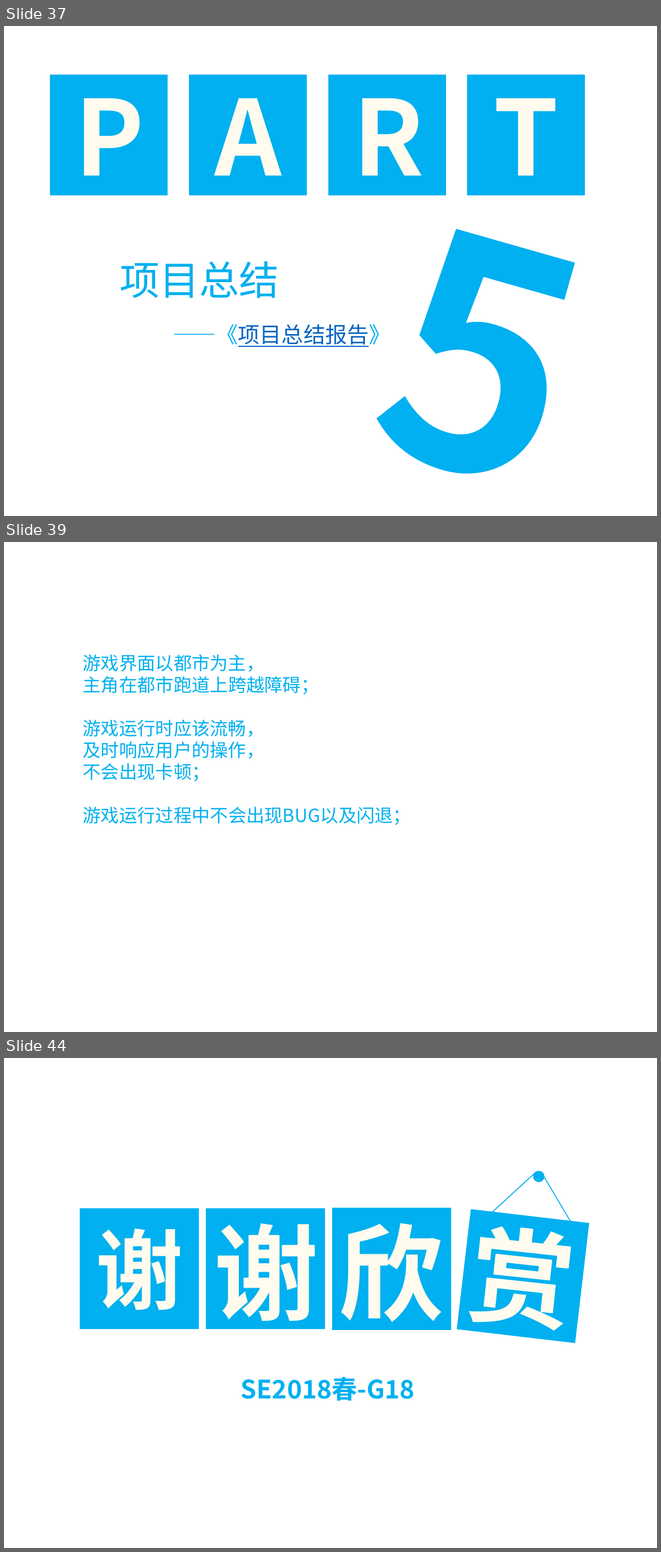
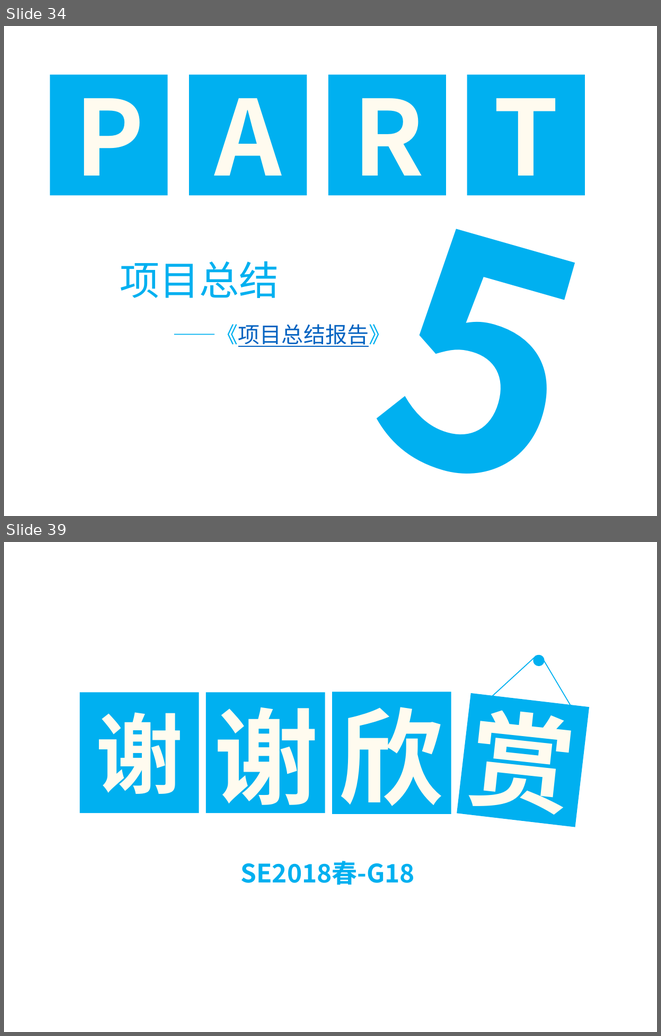
Before and after one commit to SE2018G18/SE2018-G18-Project, a slide deck: SE2018春-G18-项目总结.pptx. Shown one above the other, each under a label of ours: slides 37, 39 and 44 before the commit, slides 34 and 39 after it; the slides between them are not shown. The pictures are 661x1552 and 661x1036 pixels, drawn with LibreOffice and Linux fonts; fonts in the diff are those of the drawing; background and template pictures are left out. Boxes give left, top, right and bottom in pixels: in the first picture for what was removed or moved away, otherwise in the second. Text is boxed around its words. In the diff, an @@ line names an element or a change of style, - is before the commit and + after.

```diff
--- a/SE2018春-G18-项目总结.pptx
+++ b/SE2018春-G18-项目总结.pptx
@@ slide 39 removed at (4,542,657,1032), background picture (left out) @@
@@ text removed at (83,654,411,824) @@
-游戏界面以都市为主，
-主角在都市跑道上跨越障碍；
-游戏运行时应该流畅，
-及时响应用户的操作，
-不会出现卡顿；
-游戏运行过程中不会出现BUG以及闪退；
@@ what was slide 37 is now slide 34 @@
@@ what was slide 44 is now slide 39 @@
```
Also in this commit, not shown: 5 slides changed, 2 slides added, 6 other slides removed, 10 other files.
